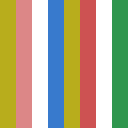
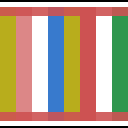
Layer changes from the first 128px x 128px image to the second:
added layer "レイヤー #2" (erase) above "レイヤー #1" over [0, 0, 128, 128]
added layer "レイヤー #1" above "レイヤー" over [0, 2, 128, 126]
added layer "レイヤー" (90%) above "Sphere.png" over [0, 7, 128, 121]
